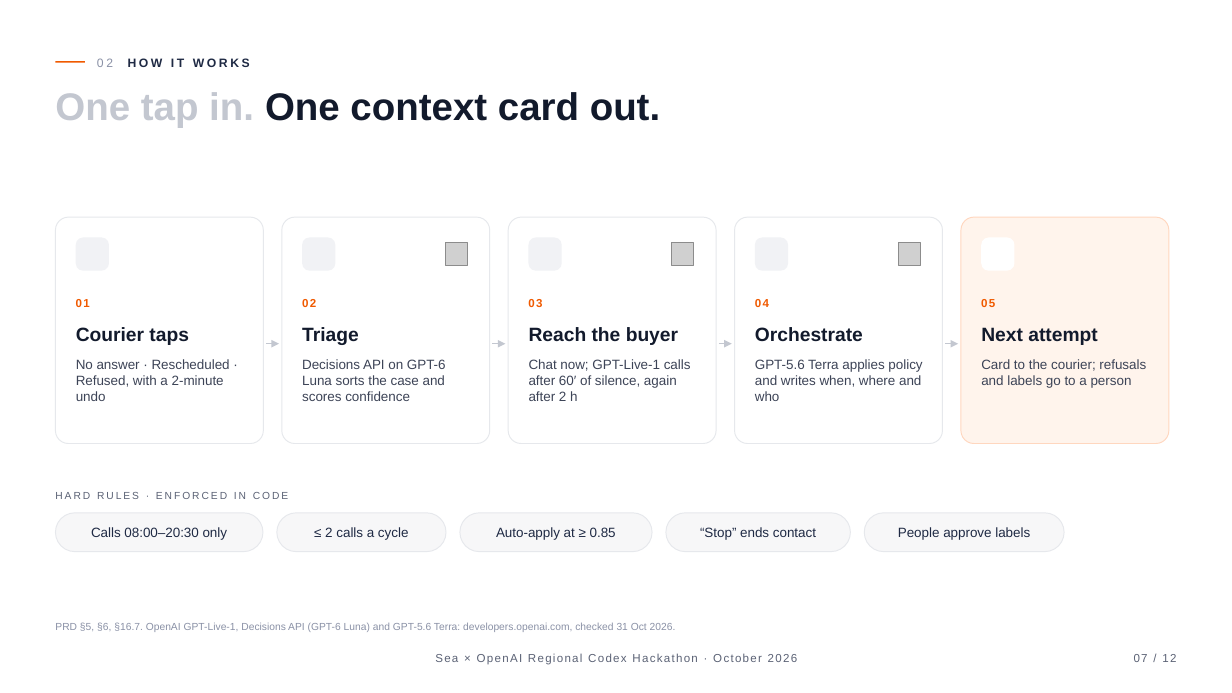
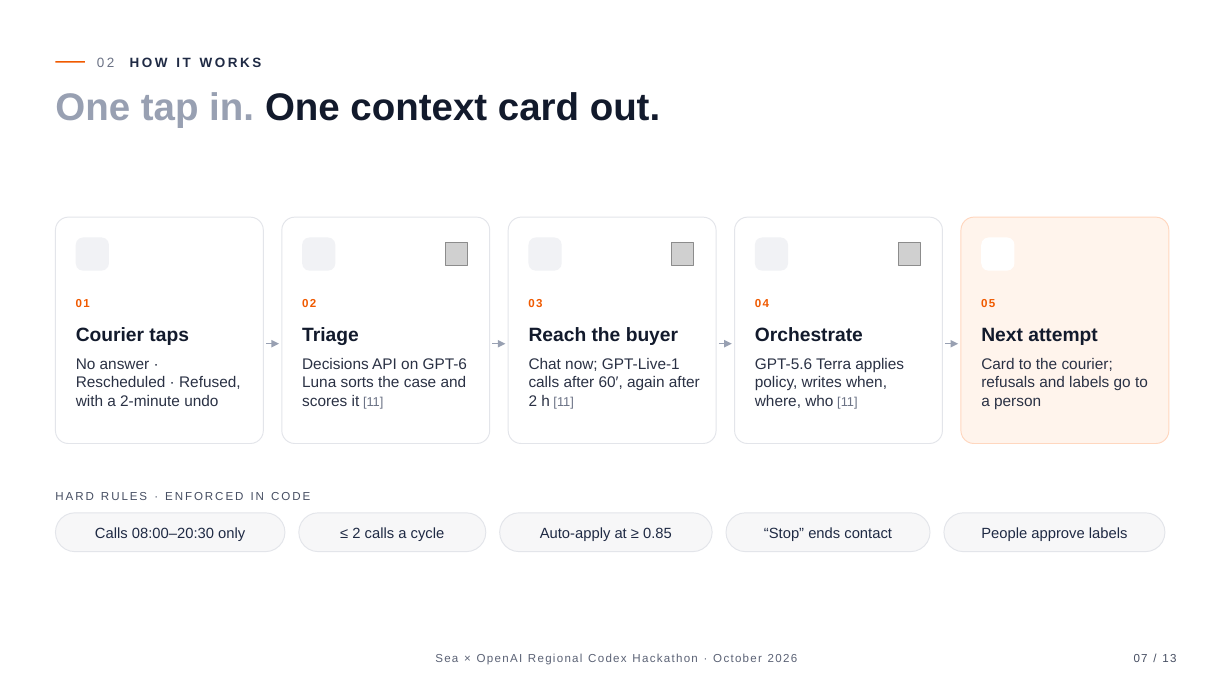
Before and after one commit to BennedictQuanTon/Alodi-Regional-Codex-Hackathon-2026, a slide deck: slide 7 of prep/01-pitch/Alodi-Pitch.pptx. Drawn at 1232x693 pixels with LibreOffice and Linux fonts; fonts in the diff are those of the drawing; grey boxes stand for pictures; background and template pictures are left out. Boxes give left, top, right and bottom in pixels: in the first picture for what was removed or moved away, otherwise in the second. Text is boxed around its words. In the diff, an @@ line names an element or a change of style, - is before the commit and + after.

Commit message:
deck: brand orange, stronger greys, larger body text, numbered references on a closing References slide

```diff
--- a/prep/01-pitch/Alodi-Pitch.pptx
+++ b/prep/01-pitch/Alodi-Pitch.pptx
@@ text "02 HOW IT WORKS" at box(97, 57, 262, 67): size 9.5 to 10.5 pt; text colour #8A91A6 to #6B7285 in "02" @@
@@ text "One tap in. One context ..." at box(55, 92, 660, 127): text colour #C3C7D0 to #98A0B2 in "One tap in." @@
@@ text "No answer · Rescheduled · ..." at box(76, 358, 241, 406): size 10.5 to 12 pt, text colour #3D4457 to #2A3144 @@
@@ arrow (266, 344) - (279, 344): stroke #C3C7D0 1 pt to #98A0B2 1 pt @@
@@ text at box(302, 358, 467, 409): text changed; size 10.5 to 12 pt; text colour #3D4457 to #2A3144 @@
-Decisions API on GPT-6 Luna sorts the case and scores confidence
+Decisions API on GPT-6 Luna sorts the case and scores it [11]
@@ arrow (493, 344) - (506, 344): stroke #C3C7D0 1 pt to #98A0B2 1 pt @@
@@ text at box(529, 358, 700, 409): text changed; size 10.5 to 12 pt; text colour #3D4457 to #2A3144 @@
-Chat now; GPT-Live-1 calls after 60′ of silence, again after 2 h
+Chat now; GPT-Live-1 calls after 60′, again after 2 h [11]
@@ arrow (719, 344) - (732, 344): stroke #C3C7D0 1 pt to #98A0B2 1 pt @@
@@ text at box(755, 358, 904, 409): text changed; size 10.5 to 12 pt; text colour #3D4457 to #2A3144 @@
-GPT-5.6 Terra applies policy and writes when, where and who
+GPT-5.6 Terra applies policy, writes when, where, who [11]
@@ arrow (945, 344) - (958, 344): stroke #C3C7D0 1 pt to #98A0B2 1 pt @@
@@ text "Card to the courier; refusals ..." at box(981, 358, 1148, 409): size 10.5 to 12 pt, text colour #3D4457 to #2A3144 @@
@@ text "HARD RULES · ENFORCED IN ..." at box(55, 492, 310, 500): size 8 to 9 pt, text colour #5B6275 to #464E62 @@
@@ rounded rectangle: place and size @@
-rounded rectangle at box(55, 513, 263, 552)
+rounded rectangle at box(55, 513, 285, 552)
@@ text "≤ 2 calls a cycle": place and size @@
-text "≤ 2 calls a cycle" at box(325, 527, 409, 540)
+text "≤ 2 calls a cycle" at box(352, 527, 445, 541)
@@ rounded rectangle: place and size @@
-rounded rectangle at box(277, 513, 446, 552)
+rounded rectangle at box(299, 513, 485, 552)
@@ text "Auto-apply at ≥ 0.85": place and size @@
-text "Auto-apply at ≥ 0.85" at box(496, 527, 616, 540)
+text "Auto-apply at ≥ 0.85" at box(540, 527, 672, 541)
@@ rounded rectangle: place and size @@
-rounded rectangle at box(460, 513, 653, 552)
+rounded rectangle at box(500, 513, 713, 552)
@@ text "“Stop” ends contact": place and size @@
-text "“Stop” ends contact" at box(700, 527, 816, 540)
+text "“Stop” ends contact" at box(764, 527, 892, 541)
@@ rounded rectangle: place and size @@
-rounded rectangle at box(666, 513, 851, 552)
+rounded rectangle at box(726, 513, 931, 552)
@@ size 10.5 to 11.5 pt in 5 elements at box(95, 527, 245, 541), box(352, 527, 445, 541), box(540, 527, 672, 541), box(764, 527, 892, 541), box(981, 527, 1128, 541) @@
@@ text "People approve labels": place and size @@
-text "People approve labels" at box(898, 527, 1030, 540)
+text "People approve labels" at box(981, 527, 1128, 541)
@@ outline #E6E8EC 0.75 pt to #E3E5EA 0.75 pt in 9 elements at box(55, 217, 263, 444), box(282, 217, 490, 444), box(508, 217, 716, 444), box(735, 217, 943, 444), box(55, 513, 285, 552), box(299, 513, 485, 552), box(500, 513, 713, 552), box(726, 513, 931, 552), box(945, 513, 1165, 552) @@
@@ rounded rectangle: place and size @@
-rounded rectangle at box(864, 513, 1064, 552)
+rounded rectangle at box(945, 513, 1165, 552)
@@ text removed at box(55, 622, 676, 632) @@
-PRD §5, §6, §16.7. OpenAI GPT-Live-1, Decisions API (GPT-6 Luna) and GPT-5.6 Terra: developers.openai.com, checked 31 Oct 2026.
@@ text at box(1134, 654, 1176, 662): text changed; text colour #5B6275 to #464E62 @@
-07 / 12
+07 / 13
```
Also in this commit, not shown: 11 other slides changed, 1 slide added, 2 other files.
